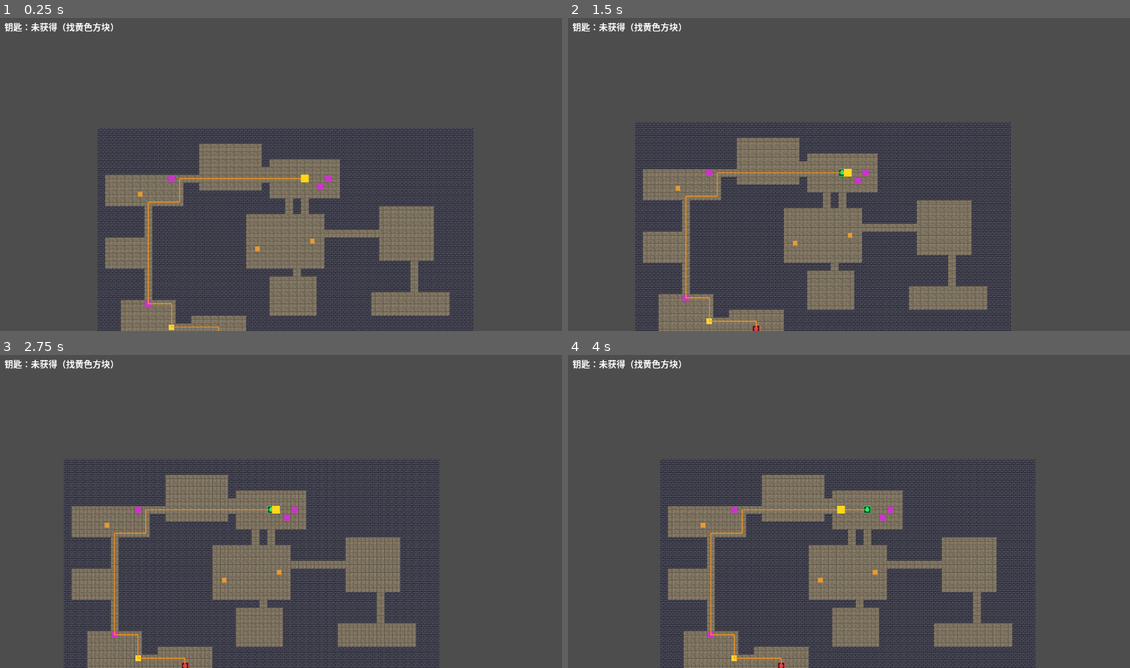
Above: before the commit, frames 1-4 (two rows, left to right).
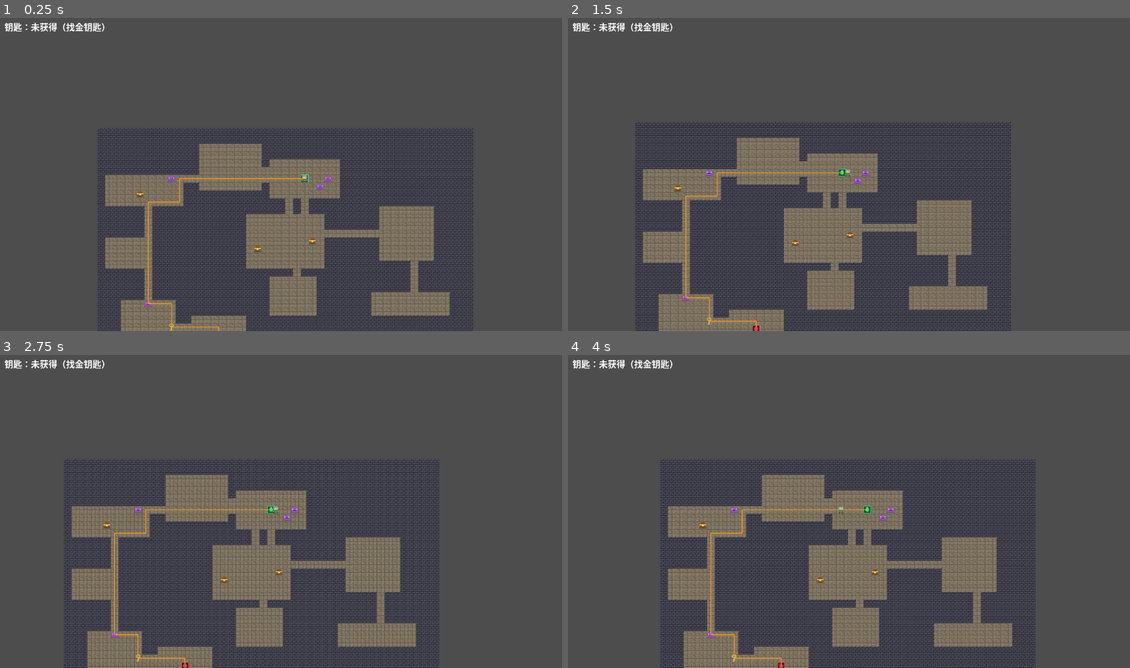
Above: after the commit, the same moments.

Repository: longray/godot_learn
Game: Godot game, scene res://lessons/lesson03_playable/lesson03.tscn
The game is run twice, just before and just after one commit, with the same random seed, the same clock (stepped at 60 frames per second) and the same inputs.
Inputs (mouse positions are in pixels of both pictures, inside the frame that each line leads up to):
- Up to frame 1 (0.25 s): no input
- Up to frame 2 (1.5 s): tap Enter at 0.5 s; move the mouse to (972, 155) at 0.52 s; hold D (move_right) 0.53-1.25 s; tap R at 0.6 s; click (972, 155) at 0.67 s; drag from (736, 187) to (753, 327) at 1.27 s
- Up to frame 3 (2.75 s): tap Space at 2 s; move the mouse to (337, 439) at 2.02 s; hold D (move_right) from 2.03 s (still down); tap R at 2.1 s
- Up to frame 4 (4 s): release D (move_right) at 2.75 s; drag from (820, 574) to (708, 658) at 2.77 s; tap Enter at 3.5 s; move the mouse to (1017, 558) at 3.52 s; hold A (move_left) from 3.53 s (still down); tap R at 3.6 s

The runs differ from the first frame. In frame 1, 0.3% of the frame differs, in the area x 13-59%, y 1-100%; in frame 2, 0.3%; in frame 3, 0.3%; in frame 4, 0.3%.

Commit message:
feat: 第 4 课像素素材——玩家/钥匙/宝箱/怪物（替代色块）
- assets/sprites/generate_sprites.ps1：像素画生成脚本（16x16 透明背景，
  字符画定义 + 调色板，PS Dictionary 区分大小写键）
- player.png：绿衣小英雄（钢盔+肤色脸+金扣腰带）
- key.png：金钥匙（环形头部+杆+齿）
- chest.png：木箱（穹顶盖+金边+银锁）
- monster.png：紫史莱姆（白眼黑瞳+嘴）
- player.tscn：Polygon2D 色块 → Sprite2D
- dungeon_playable.gd：_create_poi_area 改用 Sprite2D + 纹理参数，
  KEY/CHEST/MONSTER_TEXTURE 常量预加载；HUD 文案同步（找金钥匙）
- 碰撞半径不变（0.35/0.30/0.40），仅换视觉
- 验证：POI 统计无回归（key=(9,25) 宝箱3 怪物4 实体8），实体视觉=Sprite2D

Diff:
--- a/2d_rpg_dungeon/lessons/lesson03_playable/dungeon_playable.gd
+++ b/2d_rpg_dungeon/lessons/lesson03_playable/dungeon_playable.gd
@@ -5,6 +5,7 @@
 # 第 4 课：钥匙、宝箱、怪物出生点、出口锁（POI 体系重构）
 # 在第 2 课基础上新增：A* 可达性验证与自动修复、玩家、网格移动阻挡、出口 Area2D 触发
 # 第 4 课新增：used_cells 占用管理、dynamic_entities 动态实体、宝箱计数、怪物危险区
+# 可视化：像素素材（assets/sprites/，generate_sprites.ps1 生成）替代色块
 # =========================
 
 # ---------- 基础生成参数 ----------
@@ -96,6 +97,11 @@
 # =========================
 
 const INVALID_CELL := Vector2i(-1, -1)
+
+# 像素素材（assets/sprites/generate_sprites.ps1 生成，16x16 透明背景）
+const KEY_TEXTURE: Texture2D = preload("res://assets/sprites/key.png")
+const CHEST_TEXTURE: Texture2D = preload("res://assets/sprites/chest.png")
+const MONSTER_TEXTURE: Texture2D = preload("res://assets/sprites/monster.png")
 
 var has_key := false
 var treasure_count := 0
@@ -787,7 +793,7 @@
 		_create_pickup_area(
 			key_cell,
 			"key",
-			Color(1.0, 0.85, 0.2),
+			KEY_TEXTURE,
 			0.35
 		)
 
@@ -795,7 +801,7 @@
 		_create_pickup_area(
 			cell,
 			"treasure",
-			Color(0.9, 0.6, 0.2),
+			CHEST_TEXTURE,
 			0.30
 		)
 
@@ -806,10 +812,10 @@
 func _create_pickup_area(
 	cell: Vector2i,
 	pickup_type: String,
-	color: Color,
+	texture: Texture2D,
 	radius_multiplier: float
 ) -> Area2D:
-	var area := _create_poi_area(cell, color, radius_multiplier)
+	var area := _create_poi_area(cell, texture, radius_multiplier)
 
 	area.add_to_group(pickup_type)
 
@@ -824,7 +830,7 @@
 func _create_hazard_area(cell: Vector2i) -> Area2D:
 	var area := _create_poi_area(
 		cell,
-		Color(0.8, 0.2, 0.8),
+		MONSTER_TEXTURE,
 		0.40
 	)
 
@@ -836,7 +842,7 @@
 
 func _create_poi_area(
 	cell: Vector2i,
-	color: Color,
+	texture: Texture2D,
 	radius_multiplier: float
 ) -> Area2D:
 	var area := Area2D.new()
@@ -849,17 +855,9 @@
 	collision.shape = circle
 	area.add_child(collision)
 
-	var visual := Polygon2D.new()
-	var size := cell_size * radius_multiplier
-
-	visual.polygon = PackedVector2Array([
-		Vector2(-size, -size),
-		Vector2(size, -size),
-		Vector2(size, size),
-		Vector2(-size, size)
-	])
-
-	visual.color = color
+	# 像素素材可视化（Sprite2D 默认居中，16x16 原尺寸 = 满格）
+	var visual := Sprite2D.new()
+	visual.texture = texture
 	area.add_child(visual)
 
 	tile_layer.add_child(area)
@@ -930,7 +928,7 @@
 		key_label.text = "出口被锁住了！去寻找金色钥匙…"
 		key_label.add_theme_color_override("font_color", Color(1.0, 0.5, 0.4))
 	else:
-		key_label.text = "钥匙：未获得（找黄色方块）"
+		key_label.text = "钥匙：未获得（找金钥匙）"
 		key_label.add_theme_color_override("font_color", Color(1.0, 1.0, 1.0))
 
 
--- a/2d_rpg_dungeon/lessons/lesson03_playable/player.tscn
+++ b/2d_rpg_dungeon/lessons/lesson03_playable/player.tscn
@@ -1,6 +1,7 @@
 [gd_scene load_steps=3 format=3]
 
 [ext_resource type="Script" path="res://lessons/lesson03_playable/player.gd" id="1_player"]
+[ext_resource type="Texture2D" path="res://assets/sprites/player.png" id="2_sprite"]
 
 [sub_resource type="CircleShape2D" id="CircleShape2D_player"]
 radius = 5.0
@@ -11,9 +12,8 @@
 [node name="CollisionShape2D" type="CollisionShape2D" parent="."]
 shape = SubResource("CircleShape2D_player")
 
-[node name="Polygon2D" type="Polygon2D" parent="."]
-color = Color(1, 0.85, 0.1, 1)
-polygon = PackedVector2Array(-8, -8, 8, -8, 8, 8, -8, 8)
+[node name="Sprite2D" type="Sprite2D" parent="."]
+texture = ExtResource("2_sprite")
 
 [node name="Camera2D" type="Camera2D" parent="."]
 position_smoothing_enabled = true
Binary file added: 2d_rpg_dungeon/assets/sprites/chest.png
Not shown, added: 2d_rpg_dungeon/assets/sprites/chest.png.import
Binary file added: 2d_rpg_dungeon/assets/sprites/key.png
Not shown, added: 2d_rpg_dungeon/assets/sprites/key.png.import
Binary file added: 2d_rpg_dungeon/assets/sprites/monster.png
Not shown, added: 2d_rpg_dungeon/assets/sprites/monster.png.import
Binary file added: 2d_rpg_dungeon/assets/sprites/player.png
Not shown, added: 2d_rpg_dungeon/assets/sprites/player.png.import
Not shown, added: 2d_rpg_dungeon/assets/sprites/generate_sprites.ps1
